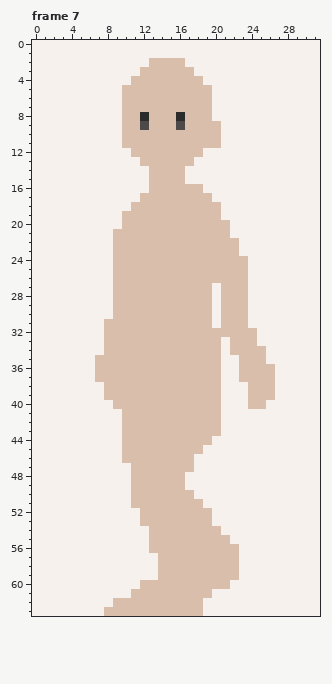
File history of a pixel-art file, assets/art/characters/asprite/character-walkcycle.aseprite. The picture above was drawn from the file before the commit.
32x64 pixels, 8 frames. Shown: frame 7.
New version:
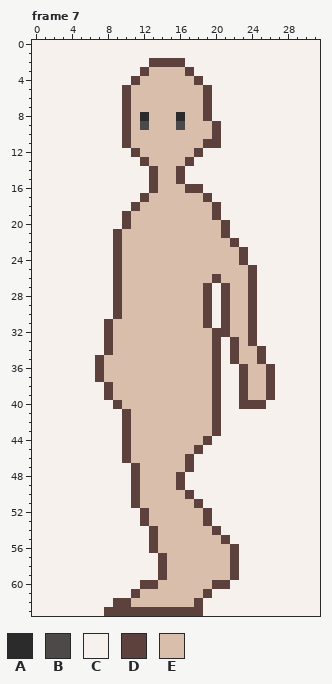
Palette (. is transparent): A #2b2b2b  B #4c4948  C #f6f1ec  D #5c413d  E #d9beac
What changed:
Frame 7, layer "skin-outline":
y 2: x 13..16 EEEE -> DDDD
y 3: x 12 E -> D; x 17 E -> D
y 4: x 11 E -> D; x 18 E -> D
y 5..8: x 10 E -> D; x 19 E -> D
y 9..10: x 10 E -> D; x 20 E -> D
y 11: x 10 E -> D; x 19..20 EE -> DD
y 12: x 11 E -> D; x 18 E -> D
y 13: x 12 E -> D; x 17 E -> D
y 14..15: x 13 E -> D; x 16 E -> D
y 16: x 13 E -> D; x 17..18 EE -> DD
y 17: x 12 E -> D; x 19 E -> D
y 18: x 11 E -> D; x 20 E -> D
y 19: x 10 E -> D; x 20 E -> D
y 20: x 10 E -> D; x 21 E -> D
y 21: x 9 E -> D; x 21 E -> D
y 22: x 9 E -> D; x 22 E -> D
y 23: x 9 E -> D; x 23 C -> D
y 24: x 9 E -> D; x 23 E -> D
y 25: x 9 E -> D; x 24 C -> D
y 26: x 9 E -> D; x 20 E -> D; x 24 C -> D
y 27..30: x 9 E -> D; x 19 E -> D; x 21 E -> D; x 24 C -> D
y 31: x 8 E -> D; x 19 E -> D; x 21 E -> D; x 24 C -> D
y 32: x 8 E -> D; x 20..21 EE -> DD; x 24 E -> D
y 33: x 8 E -> D; x 20 E -> D; x 22 E -> D; x 24 E -> D
y 34: x 8 E -> D; x 20 E -> D; x 22 E -> D; x 25 E -> D
y 35: x 7 E -> D; x 20 E -> D; x 22 C -> D; x 25 E -> D
y 36..37: x 7 E -> D; x 20 E -> D; x 23 E -> D; x 26 E -> D
y 38..39: x 8 E -> D; x 20 E -> D; x 23 C -> D; x 26 E -> D
y 40: x 9 E -> D; x 20 E -> D; x 23..25 CEE -> DDD
y 41..43: x 10 E -> D; x 20 E -> D
y 44: x 10 E -> D; x 19 E -> D
y 45: x 10 E -> D; x 18 E -> D
y 46: x 10 E -> D; x 17 E -> D
y 47: x 11 E -> D; x 17 E -> D
y 48..49: x 11 E -> D; x 16 E -> D
y 50: x 11 E -> D; x 17 E -> D
y 51: x 11 E -> D; x 18 E -> D
y 52..53: x 12 E -> D; x 19 E -> D
y 54: x 13 E -> D; x 20 E -> D
y 55: x 13 E -> D; x 21 E -> D
y 56: x 13 E -> D; x 22 E -> D
y 57..59: x 14 E -> D; x 22 E -> D
y 60: x 12..13 EE -> DD; x 20..21 EE -> DD
y 61: x 11 E -> D; x 19 E -> D
y 62: x 9..10 EE -> DD; x 18 E -> D
y 63: x 8..18 EEEEEEEEEEE -> DDDDDDDDDDD
Where, in picture pixels (left, top, right, bottom), the same in both pictures:
changed: (95, 58, 275, 616)
